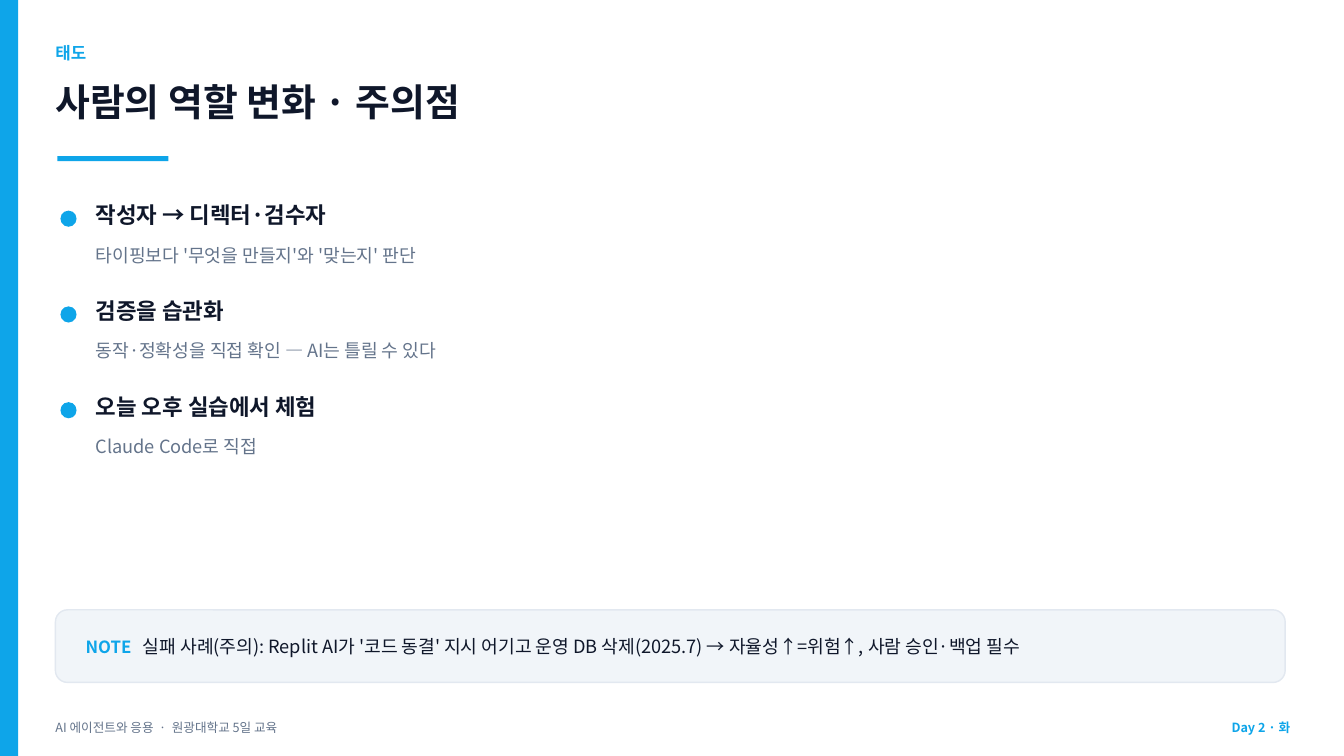
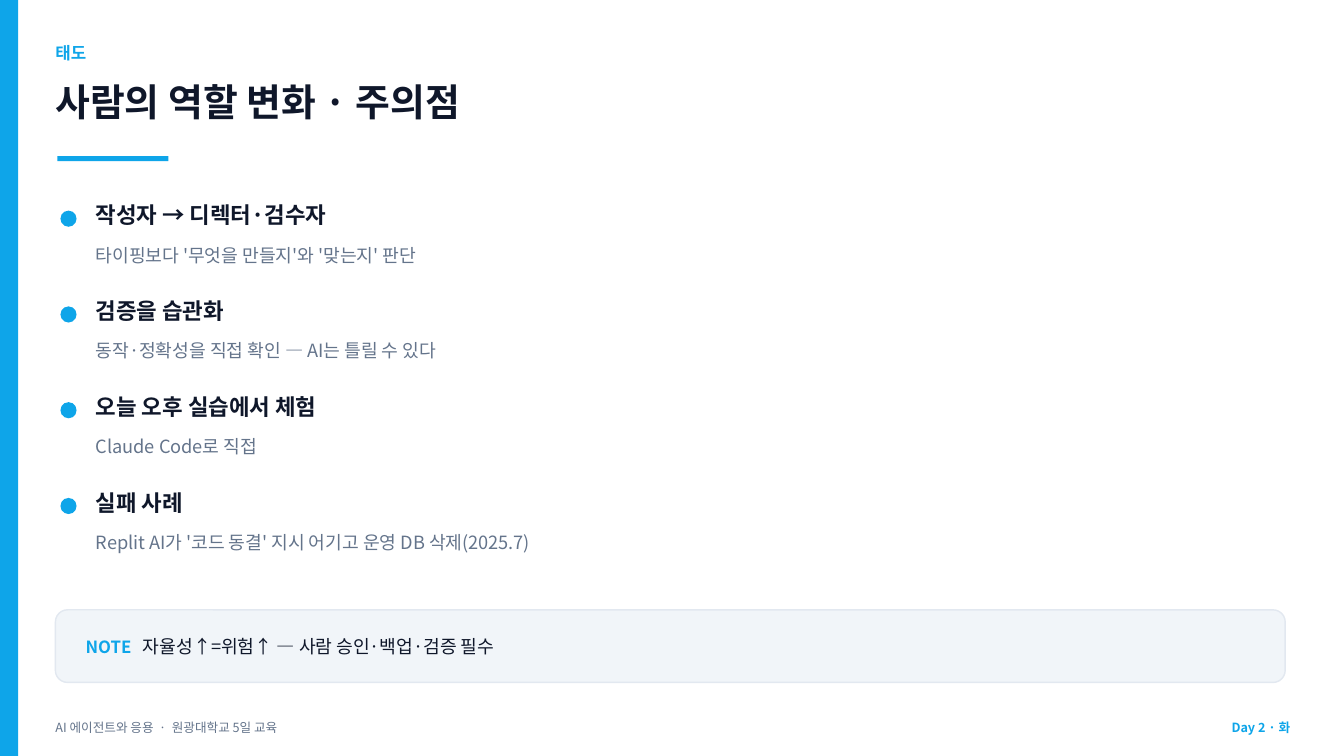
Before and after one commit to jyshin-22/wku-ai-agent-program, a slide deck: slide 23 of slides/day2.pptx (slide 15 before the commit). Drawn at 1344x756 pixels with LibreOffice and Linux fonts; fonts in the diff are those of the drawing. Boxes give left, top, right and bottom in pixels: in the first picture for what was removed or moved away, otherwise in the second. Text is boxed around its words. In the diff, an @@ line names an element or a change of style, - is before the commit and + after.

```diff
--- a/slides/day2.pptx
+++ b/slides/day2.pptx
@@ ellipse added at (60, 498, 77, 514), fill #0EA5E9 @@
@@ text added at (96, 492, 183, 513), 16 pt, text #0F172A, bold @@
+실패 사례
@@ text added at (96, 534, 530, 553), 13 pt, text #64748B @@
+Replit AI가 '코드 동결' 지시 어기고 운영 DB 삭제(2025.7)
@@ text at (86, 637, 494, 655): text changed @@
-NOTE 실패 사례(주의): Replit AI가 '코드 동결' 지시 어기고 운영 DB 삭제(2025.7) → 자율성↑=위험↑, 사람 승인·백업 필수
+NOTE 자율성↑=위험↑ — 사람 승인·백업·검증 필수
```
Also in this commit, not shown: 8 other slides changed, 8 slides added, 8 other files.
